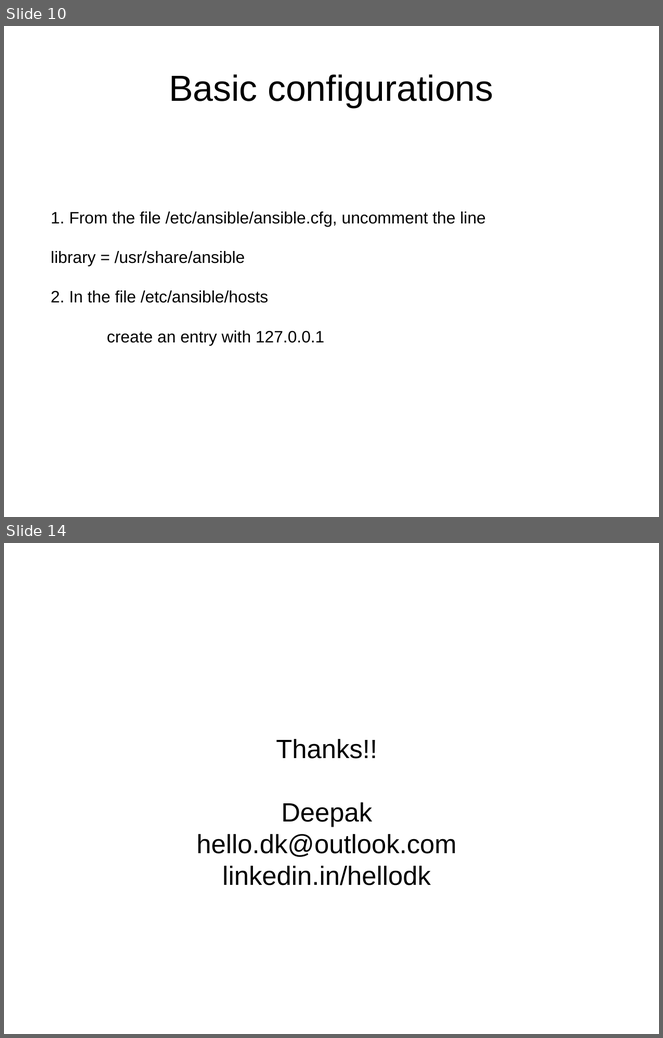
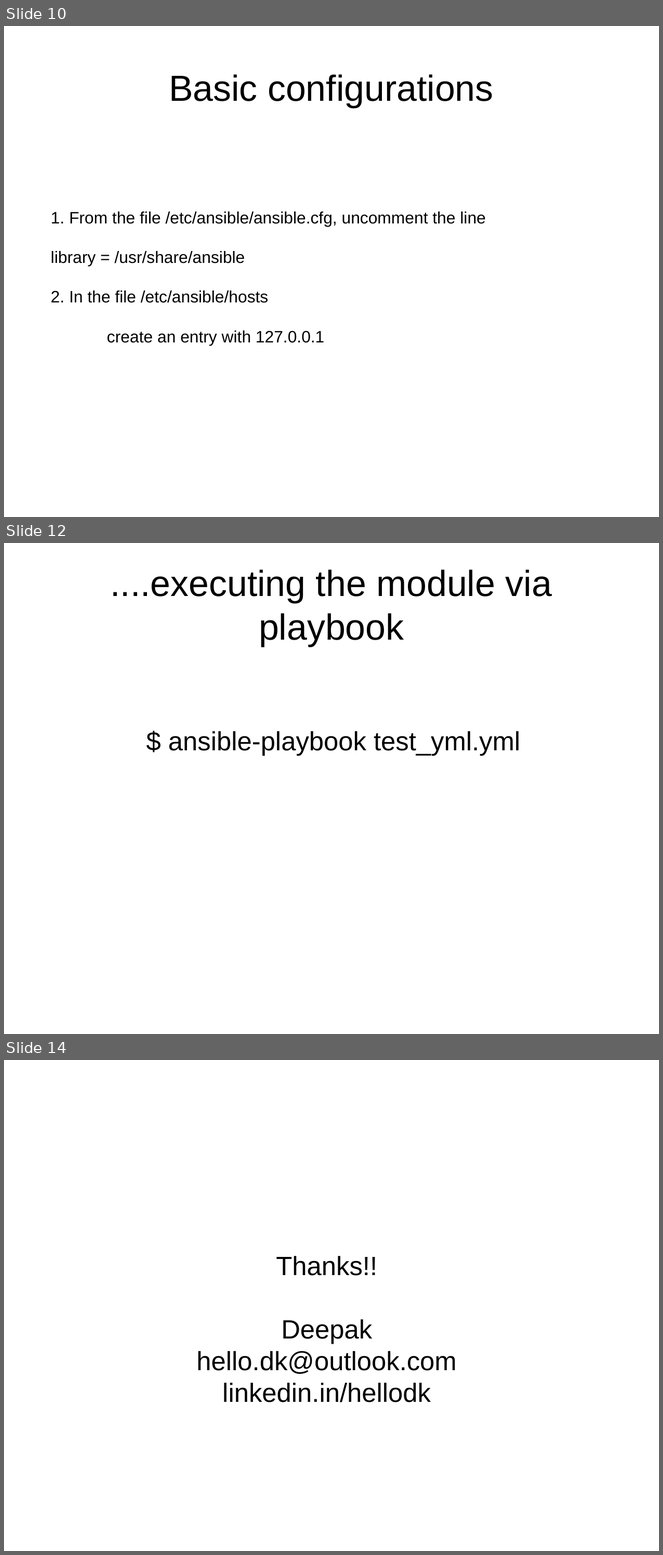
Before and after one commit to hellodk/ansible-meetup-bangalore, a slide deck: Contributing _to_Ansible.odp. Shown one above the other, each under a label of ours: slides 10 and 14 before the commit, slides 10, 12 and 14 after it; the slides between them are not shown. The pictures are 663x1038 and 663x1555 pixels, drawn with LibreOffice and Linux fonts; fonts in the diff are those of the drawing. Boxes give left, top, right and bottom in pixels: in the first picture for what was removed or moved away, otherwise in the second. Text is boxed around its words. In the diff, an @@ line names an element or a change of style, - is before the commit and + after.

```diff
--- a/Contributing _to_Ansible.odp
+++ b/Contributing _to_Ansible.odp
@@ slide 12 added at [4, 543, 659, 1034], background #FFFFFF @@
@@ title added at [110, 570, 552, 646], 44 pt, text #000000 @@
+....executing the module via playbook
@@ subtitle added at [168, 731, 520, 756], 32 pt, text #000000 @@
+$ ansible-playbook test_yml.yml
```
Also in this commit, not shown: 1 other slide added, 2 slides removed, 1 other file.
